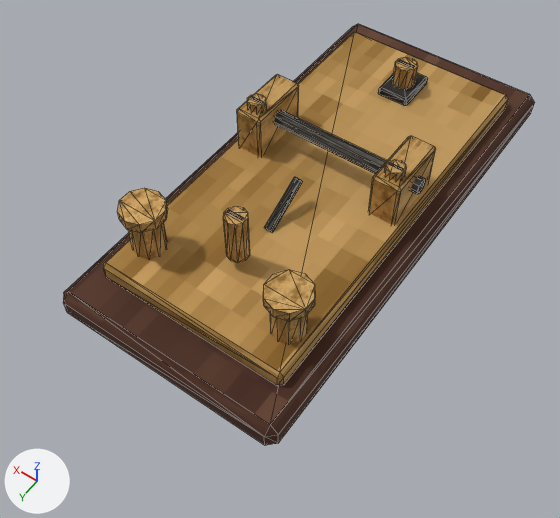
One commit to the glTF model assets/models/instruments_v1/key_static.glb: the scene before it, then after it.
Camera for both pictures: a 50 mm lens placed at (-0.105, 0.175, 0.225), pointed at (-0.003, 0.032, 0.001). The lights are fixed; the arrows at lower left show +X, +Y and +Z. The older version comes first. Mesh edges are drawn as thin lines. Vertices at exactly the same position are counted once.

Before the edit, the objects in view are built like this:
```python
mat_dw_brass = principled_material('dw_brass')
mat_dw_brass.texture = img_instrument_atlas_256
mat_dw_brass.metallic = 0.5
mat_dw_brass.roughness = 0.65
mat_dw_iron = principled_material('dw_iron')
mat_dw_iron.texture = img_instrument_atlas_256
mat_dw_iron.metallic = 0.5
mat_dw_iron.roughness = 0.88
mat_dw_wood = principled_material('dw_wood')
mat_dw_wood.texture = img_instrument_atlas_256
mat_dw_wood.roughness = 0.88
me_cube_001 = bpy.data.meshes.new('Cube.001')
me_cube_001.from_pydata(...)  # 400 vertices, 708 faces; spans x -0.045..0.045, y -0.095..0.095, z 0.0..0.042
# faces by material slot: [44, 492, 116, 56]
me_cube_001.materials.append(mat_dw_wood)  # picture img_instrument_atlas_256
me_cube_001.materials.append(mat_dw_brass)  # picture img_instrument_atlas_256
me_cube_001.materials.append(mat_dw_ebonite)  # picture img_instrument_atlas_256
me_cube_001.materials.append(mat_dw_iron)  # picture img_instrument_atlas_256
ob_key_static = bpy.data.objects.new('key_static', me_cube_001)
ob_key_static.location = (0.0, 0.0, 0.0)
```
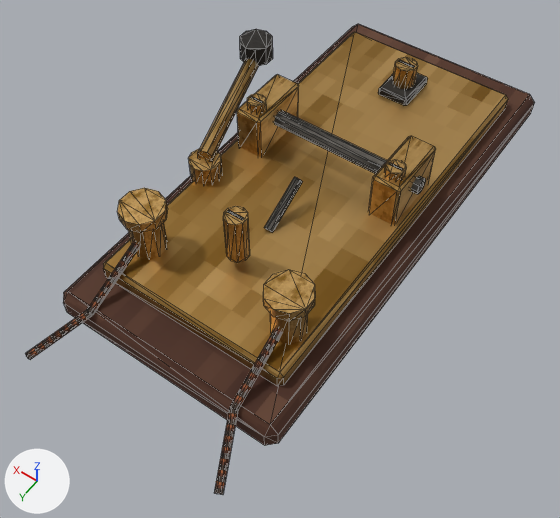
Diff of the bpy script that builds the scene:
```diff
--- a/assets/models/instruments_v1/key_static.glb.py
+++ b/assets/models/instruments_v1/key_static.glb.py
@@ mat_dw_wood @@
 n0 = _N.new('ShaderNodeBsdfPrincipled'); n0.name = 'Principled BSDF'
-n0.inputs[2].default_value = 0.88  # 'Roughness'
+n0.inputs[2].default_value = 0.83  # 'Roughness'
 n1 = _N.new('ShaderNodeOutputMaterial'); n1.name = 'Material Output'
+n3 = _N.new('ShaderNodeMix'); n3.name = 'Mix'
+n3.data_type = 'RGBA'
+n3.blend_type = 'MULTIPLY'
+n3.inputs[0].default_value = 1.0  # 'Factor'
+n4 = _N.new('ShaderNodeVertexColor'); n4.name = 'Color Attribute'
 n2 = _N.new('ShaderNodeTexImage'); n2.name = 'Image Texture'
@@ mat_dw_wood @@
 _L.new(n0.outputs[0], n1.inputs[0])  # 'BSDF' to 'Surface'
-_L.new(n2.outputs[0], n0.inputs[0])  # 'Color' to 'Base Color'
+_L.new(n3.outputs[2], n0.inputs[0])  # 'Result' to 'Base Color'
+_L.new(n4.outputs[0], n3.inputs[7])  # 'Color' to 'B'
+_L.new(n2.outputs[0], n3.inputs[6])  # 'Color' to 'A'
@@ mat_dw_brass @@
 mat_dw_brass = bpy.data.materials.new('dw_brass')
-# nodes: BsdfPrincipled, OutputMaterial, TexImage
+# nodes: BsdfPrincipled, Mix, OutputMaterial, TexImage, VertexColor
 # uses the picture img_instrument_atlas_256
@@ mat_dw_iron @@
 n0 = _N.new('ShaderNodeBsdfPrincipled'); n0.name = 'Principled BSDF'
-n0.inputs[1].default_value = 0.5  # 'Metallic'
-n0.inputs[2].default_value = 0.88  # 'Roughness'
+n0.inputs[2].default_value = 0.83  # 'Roughness'
 n1 = _N.new('ShaderNodeOutputMaterial'); n1.name = 'Material Output'
+n3 = _N.new('ShaderNodeMix'); n3.name = 'Mix'
+n3.data_type = 'RGBA'
+n3.blend_type = 'MULTIPLY'
+n3.inputs[0].default_value = 1.0  # 'Factor'
+n4 = _N.new('ShaderNodeVertexColor'); n4.name = 'Color Attribute'
 n2 = _N.new('ShaderNodeTexImage'); n2.name = 'Image Texture'
@@ mat_dw_iron @@
 _L.new(n0.outputs[0], n1.inputs[0])  # 'BSDF' to 'Surface'
-_L.new(n2.outputs[0], n0.inputs[0])  # 'Color' to 'Base Color'
+_L.new(n3.outputs[2], n0.inputs[0])  # 'Result' to 'Base Color'
+_L.new(n4.outputs[0], n3.inputs[7])  # 'Color' to 'B'
+_L.new(n2.outputs[0], n3.inputs[6])  # 'Color' to 'A'
@@ mat_dw_coil @@
+mat_dw_coil = bpy.data.materials.new('dw_coil')
+# uses the picture img_instrument_atlas_256
@@ me_cube_001 @@
-me_cube_001.from_pydata(...)  # 400 vertices, 708 faces; spans x -0.045..0.045, y -0.095..0.095, z 0.0..0.042
+me_cube_001.from_pydata(...)  # 524 vertices, 928 faces; spans x -0.045..0.064, y -0.095..0.116, z 0.0..0.042
+# me_cube_001 part 1: a new loose piece, a 12-sided cylinder along z spanning x 0.029..0.041, y 0.02..0.032, z 0.017..0.025, in mat_dw_brass
+# me_cube_001 part 2: the loose piece of 16 vertices spanning x -0.037..0.037, y -0.007..-0.001, z 0.026..0.032 is copied, and the copy is multiplied about its middle by the matrix ((0.297, 0.293, -0.758), (-0.811, 0.067, -0.293), (-0.041, 0.811, 0.297)), then moved by (0.046, 0.0, -0.004), in mat_dw_brass; it spans x 0.032..0.06, y -0.035..0.027, z 0.02..0.029
+# me_cube_001 part 3: a new loose piece, a 10-sided cylinder along z spanning x 0.0503..0.0637, y -0.042..-0.028, z 0.023..0.031, in mat_dw_ebonite
+# me_cube_001 part 4: the loose piece of 16 vertices spanning x -0.037..0.037, y -0.007..-0.001, z 0.026..0.032 is copied, and the copy is multiplied about its middle by the matrix ((-0.014, 0.022, -0.405), (0.366, -0.175, -0.022), (-0.176, -0.366, -0.014)), then moved by (-0.029, 0.084, -0.01), in mat_dw_coil; it spans x -0.031..-0.028, y 0.066..0.095, z 0.011..0.026
+# me_cube_001 part 5: the loose piece of 16 vertices spanning x -0.037..0.037, y -0.007..-0.001, z 0.026..0.032 is copied, and the copy is multiplied about its middle by the matrix ((-0.136, 0.179, -0.253), (0.285, -0.037, -0.179), (-0.122, -0.285, -0.136)), then moved by (-0.035, 0.108, -0.021), in mat_dw_coil; it spans x -0.041..-0.029, y 0.093..0.116, z 0.002..0.013
+# me_cube_001 part 6: the loose piece of 16 vertices spanning x -0.037..0.037, y -0.007..-0.001, z 0.026..0.032 is copied, and the copy is multiplied about its middle by the matrix ((0.014, -0.022, -0.405), (0.366, -0.175, 0.022), (-0.176, -0.366, 0.014)), then moved by (0.03, 0.084, -0.01), in mat_dw_coil; it spans x 0.028..0.031, y 0.066..0.095, z 0.011..0.026
+# me_cube_001 part 7: the loose piece of 16 vertices spanning x -0.037..0.037, y -0.007..-0.001, z 0.026..0.032 is copied, and the copy is multiplied about its middle by the matrix ((0.136, -0.179, -0.253), (0.285, -0.037, 0.179), (-0.122, -0.285, 0.136)), then moved by (0.035, 0.108, -0.021), in mat_dw_coil; it spans x 0.029..0.041, y 0.093..0.116, z 0.002..0.013
 me_cube_001.materials.append(mat_dw_wood)
@@ me_cube_001 @@
 me_cube_001.materials.append(mat_dw_iron)
+me_cube_001.materials.append(mat_dw_coil)
```

Location of each change, (x1, y1, x2, y2) in pixels of the pictures (560 x 518 px):
'key_static', recoloured, reshaped (8% wider, 12% taller): before (63, 24, 535, 445); after (25, 24, 535, 494)
part 1 of me_cube_001, added (brown): after (188, 149, 222, 184)
part 2 of me_cube_001, added (brown): after (197, 59, 259, 161)
part 3 of me_cube_001, added: after (240, 29, 273, 66)
part 4 of me_cube_001, added: after (230, 327, 282, 410)
part 5 of me_cube_001, added: after (214, 408, 238, 494)
part 6 of me_cube_001, added: after (87, 241, 140, 315)
part 7 of me_cube_001, added: after (25, 310, 92, 360)
